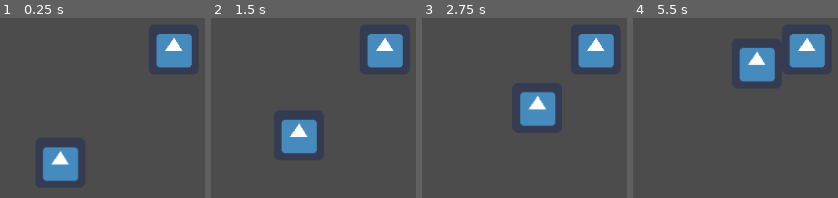
Above: before the commit, frames 1-4 (left to right).
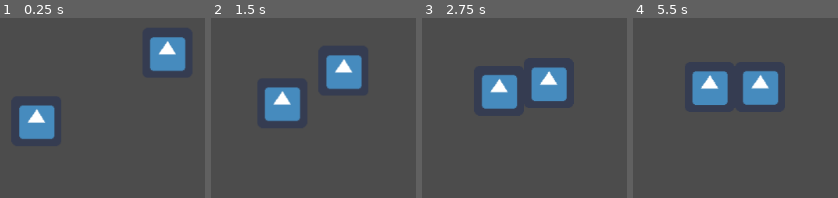
Above: after the commit, the same moments.

Repository: Zerotodeath/Side-game
Game: Godot game, scene res://test.tscn
The game is run twice, just before and just after one commit, with the same random seed, the same clock (stepped at 60 frames per second) and the same inputs. The engine's default icon, where the game draws it, is replaced by a stand-in: a white triangle on a blue panel in a dark square.
Inputs:
- Up to frame 1 (0.25 s): no input
- Up to frame 2 (1.5 s): no input
- Up to frame 3 (2.75 s): no input
- Up to frame 4 (5.5 s): no input

The runs differ from the first frame. In frame 1, 9.1% of the frame differs, in the area x 9-94%, y 8-91%; in frame 2, 13%, in the area x 25-94%, y 8-76%; in frame 3, 12%; in frame 4, 11%.

Commit message:
Made AI into scene

Diff:
--- a/Side game/AI_one.gd
+++ b/Side game/AI_one.gd
@@ -1,4 +1,9 @@
 extends KinematicBody2D
+
+enum{
+	Idle
+	Chaseing
+}
 
 onready var A2 = get_parent().get_node("AI 2")
 onready var may_chase = get_tree().get_nodes_in_group("AI")
@@ -12,15 +17,12 @@
 var can_chase = true
 
 func _ready():
-	pass
-
-
+	$Area2D.connect("area_entered", self, "_on_Area2D_area_entered")
+	$Area2D.connect("area_exited", self, "_on_Area2D_area_exited")
 func _physics_process(delta):
-
 	if emeny != null:
 		velocity = position.direction_to(emeny.global_position) * run_speed
 	velocity = move_and_slide(velocity)
-
 
 
 func _on_Area2D_area_entered(area):
--- /dev/null
+++ b/Side game/First AI1.tscn
@@ -0,0 +1,31 @@
+[gd_scene load_steps=5 format=2]
+
+[ext_resource path="res://AI_one.gd" type="Script" id=1]
+[ext_resource path="res://icon.png" type="Texture" id=2]
+
+[sub_resource type="RectangleShape2D" id=1]
+extents = Vector2( 32, 32 )
+
+[sub_resource type="CircleShape2D" id=2]
+radius = 130.231
+
+[node name="AI 1" type="KinematicBody2D" groups=[
+"AI",
+]]
+position = Vector2( 384, 280 )
+script = ExtResource( 1 )
+__meta__ = {
+"_edit_group_": true
+}
+
+[node name="Sprite" type="Sprite" parent="."]
+texture = ExtResource( 2 )
+
+[node name="CollisionShape2D" type="CollisionShape2D" parent="."]
+shape = SubResource( 1 )
+
+[node name="Area2D" type="Area2D" parent="."]
+visible = false
+
+[node name="CollisionShape2D" type="CollisionShape2D" parent="Area2D"]
+shape = SubResource( 2 )
--- a/Side game/test.tscn
+++ b/Side game/test.tscn
@@ -17,7 +17,7 @@
 [node name="AI 1" type="KinematicBody2D" parent="." groups=[
 "AI",
 ]]
-position = Vector2( 416, 336 )
+position = Vector2( 384, 280 )
 script = ExtResource( 2 )
 __meta__ = {
 "_edit_group_": true
@@ -55,5 +55,3 @@
 
 [node name="CollisionShape2D" type="CollisionShape2D" parent="AI 2/Area2D"]
 shape = SubResource( 2 )
-[connection signal="area_entered" from="AI 1/Area2D" to="AI 1" method="_on_Area2D_area_entered"]
-[connection signal="area_exited" from="AI 1/Area2D" to="AI 1" method="_on_Area2D_area_exited"]
